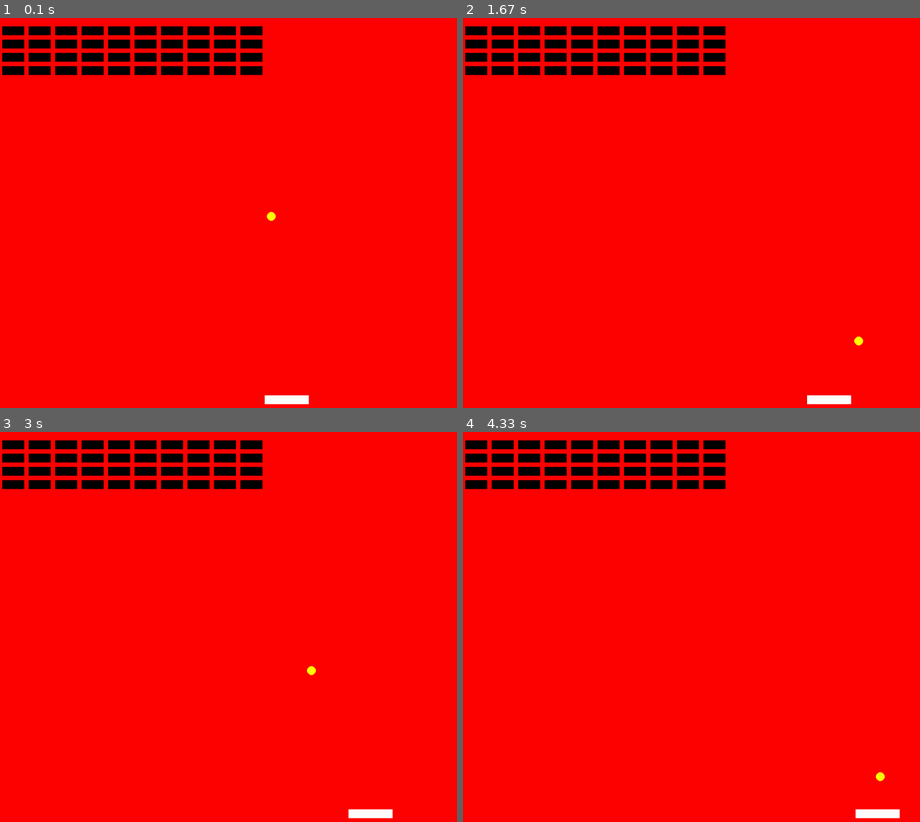
Above: before the commit, frames 1-4 (two rows, left to right).
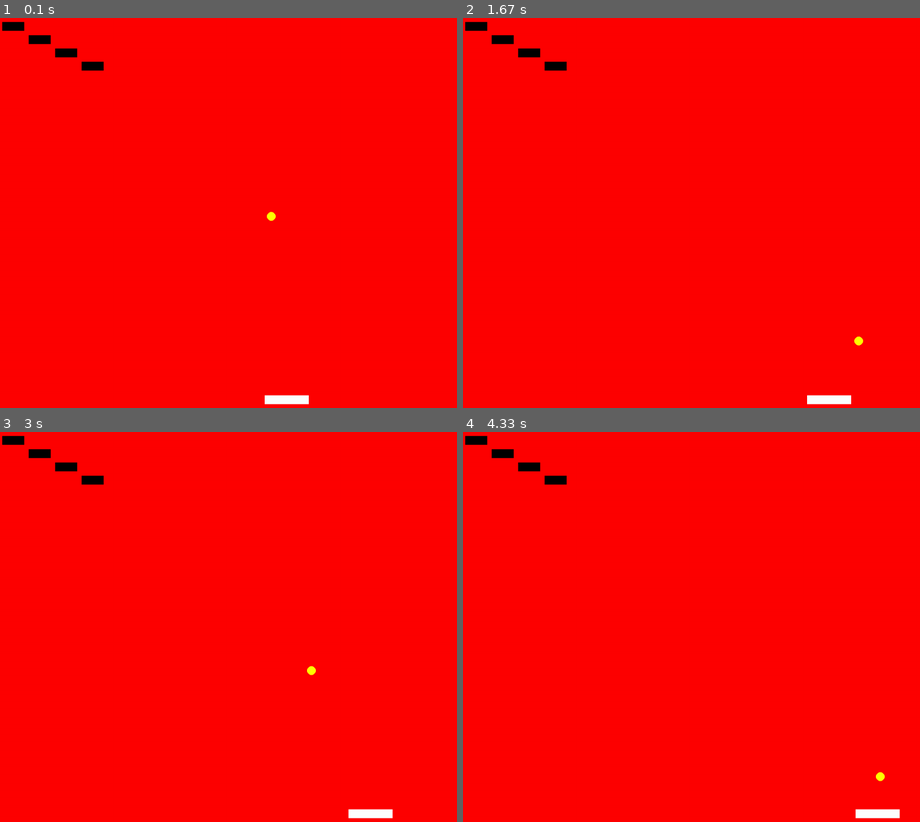
Above: after the commit, the same moments.

Repository: AliAmCa/juegos_pygame
Game: pygame game, started from ppal.py
Same seed, same stepped clock (60 frames per second), same inputs: the game is played once before the commit and once after it.
Inputs:
- Up to frame 1 (0.1 s): no input
- Up to frame 2 (1.67 s): hold Right 0.33-0.8 s; hold Right 0.83-1.3 s; hold Left from 1.33 s (still down)
- Up to frame 3 (3 s): release Left at 1.87 s; hold Left 1.9-2.3 s; hold Right 2.33-2.97 s
- Up to frame 4 (4.33 s): hold Left 3-3.47 s; hold Right 3.5-3.97 s; hold Right from 4 s (still down)

The runs differ from the first frame. In frame 1, 4.8% of the frame differs, in the area x 0-58%, y 0-15%; in frame 2, 4.8%; in frame 3, 4.8%; in frame 4, 4.8%.

Commit message:
Añado niveles y división en módulos

Diff:
--- /dev/null
+++ b/arkanoid/__init__.py
@@ -0,0 +1,11 @@
+
+FPS = 60
+
+niveles = [
+    [(0,0), (1,1), (2,2), (3,3)],
+    [(0,0), (1,0), (2,0), (3,0), (4,0), (5,0), (6,0), (7,0), (8,0), (9,0),
+     (0,1), (9,1),
+     (0,2), (9,2),
+     (0,3), (1,3), (2,3), (3,3), (4,3), (5,3), (6,3), (7,3), (8,3), (9,3)]
+
+]
--- a/game.py
+++ b/arkanoid/entities.py
@@ -1,8 +1,4 @@
-
 import pygame as pg
-pg.init()
-
-
 
 class Vigneta:
     def __init__(self, padre, x,y, ancho, alto, color = (255,255,255)):
@@ -107,67 +103,3 @@
     def compruebaChoque(self, otro):
         if self.intersecta(otro):
             self.vy *= -1
-            #    if isinstance(otro,Rock):
-             #       otro.desaparecer()
-
-
-class Game:
-
-
-    def __init__(self, ancho = 600, alto= 800):
-        self.pantalla = pg.display.set_mode((ancho, alto))
-        self.player = Player(self.pantalla, ancho//2, alto-30)
-        self.bola = Bola(self.pantalla, ancho//2, alto//2,(255,255,0))
-        self.rocas = []
-        self.creaRocas()
-        self.contador_vidas = 3
-        self.reloj = pg.time.Clock()
-
-    def creaRocas(self):
-        for i in range(10):
-            for j in range(4):
-                self.rocas.append(Rock(self.pantalla, 5 + 60*i, 35 + 30*j , 50, 20))
-
-    def bucle_ppal(self):
-        game_over = False
-
-        while self.contador_vidas > 0 and not game_over:
-            self.reloj.tick(60)
-
-            eventos = pg.event.get()
-            for evento in eventos:
-                if evento.type == pg.QUIT:
-                    game_over = True
-
-
-            self.pantalla.fill((255,0,0))
-            for roca in self.rocas:
-                if roca.comprobarToque(self.bola):
-                    self.rocas.remove(roca)
-                roca.dibujar()
-
-
-            self.bola.mover()
-            self.player.mover()
-            self.bola.compruebaChoque(self.player)
-
-            if not self.bola.esta_viva:
-                self.contador_vidas -= 1
-                self.bola.reset()
-
-            self.bola.dibujar()
-            self.player.dibujar()
-
-
-
-
-
-            pg.display.flip()
-
-    pg.quit()
-
-
-if __name__ == "__main__":
-    pg.init()
-    game = Game()
-    game.bucle_ppal()
--- /dev/null
+++ b/arkanoid/game.py
@@ -0,0 +1,73 @@
+
+import pygame as pg
+from arkanoid.entities import Bola, Rock, Player
+from arkanoid import niveles, FPS
+pg.init()
+
+
+class Game:
+
+
+    def __init__(self, ancho = 600, alto= 800):
+        self.pantalla = pg.display.set_mode((ancho, alto))
+        self.player = Player(self.pantalla, ancho//2, alto-30)
+        self.bola = Bola(self.pantalla, ancho//2, alto//2,(255,255,0))
+        self.rocas = []
+
+        self.contador_vidas = 3
+        self.reloj = pg.time.Clock()
+        self.puntos = 0
+
+    def creaRocas(self, nivel):
+        for col, fil in niveles[nivel]:
+            self.rocas.append(Rock(self.pantalla, 5 + 60*col, 25 + 30*fil , 50, 20))
+
+        '''
+            for i in range(10):
+                for j in range(4):
+                    self.rocas.append(Rock(self.pantalla, 5 + 60*i, 35 + 30*j , 50, 20))
+        '''
+    def bucle_ppal(self):
+        game_over = False
+        nivel = 0
+
+        while self.contador_vidas > 0 and not game_over and nivel < len(niveles):
+            self.creaRocas(nivel)
+
+            while self.contador_vidas > 0 and not game_over and len(self.rocas) > 0:
+                self.reloj.tick(60)
+
+                eventos = pg.event.get()
+                for evento in eventos:
+                    if evento.type == pg.QUIT:
+                        game_over = True
+
+
+                self.pantalla.fill((255,0,0))
+                for roca in self.rocas:
+                    if roca.comprobarToque(self.bola):
+                        self.rocas.remove(roca)
+                        self.puntos += 10
+                    roca.dibujar()
+
+
+                self.bola.mover()
+                self.player.mover()
+                self.bola.compruebaChoque(self.player)
+
+                if not self.bola.esta_viva:
+                    self.contador_vidas -= 1
+                    self.bola.reset()
+
+                self.bola.dibujar()
+                self.player.dibujar()
+
+
+
+
+
+                pg.display.flip()
+
+            nivel += 1
+
+    pg.quit()
--- /dev/null
+++ b/main.py
@@ -0,0 +1,5 @@
+from arkanoid.game import Game
+
+juego = Game()
+
+juego.bucle_ppal()
--- a/ppal.py
+++ b/ppal.py
@@ -1,4 +1,4 @@
-from game import Game
+from arkanoid.game import Game
 
 mi_game = Game(1200,900)
 mi_game.bucle_ppal()
